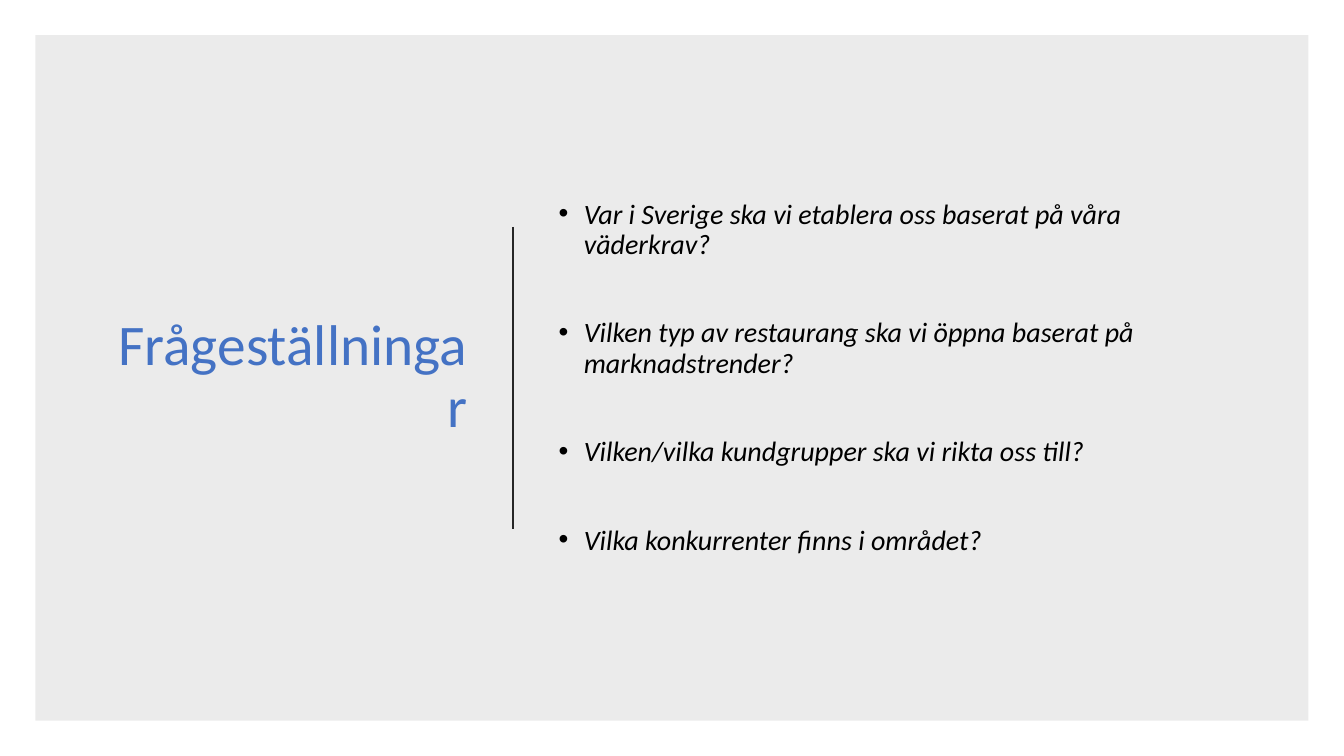
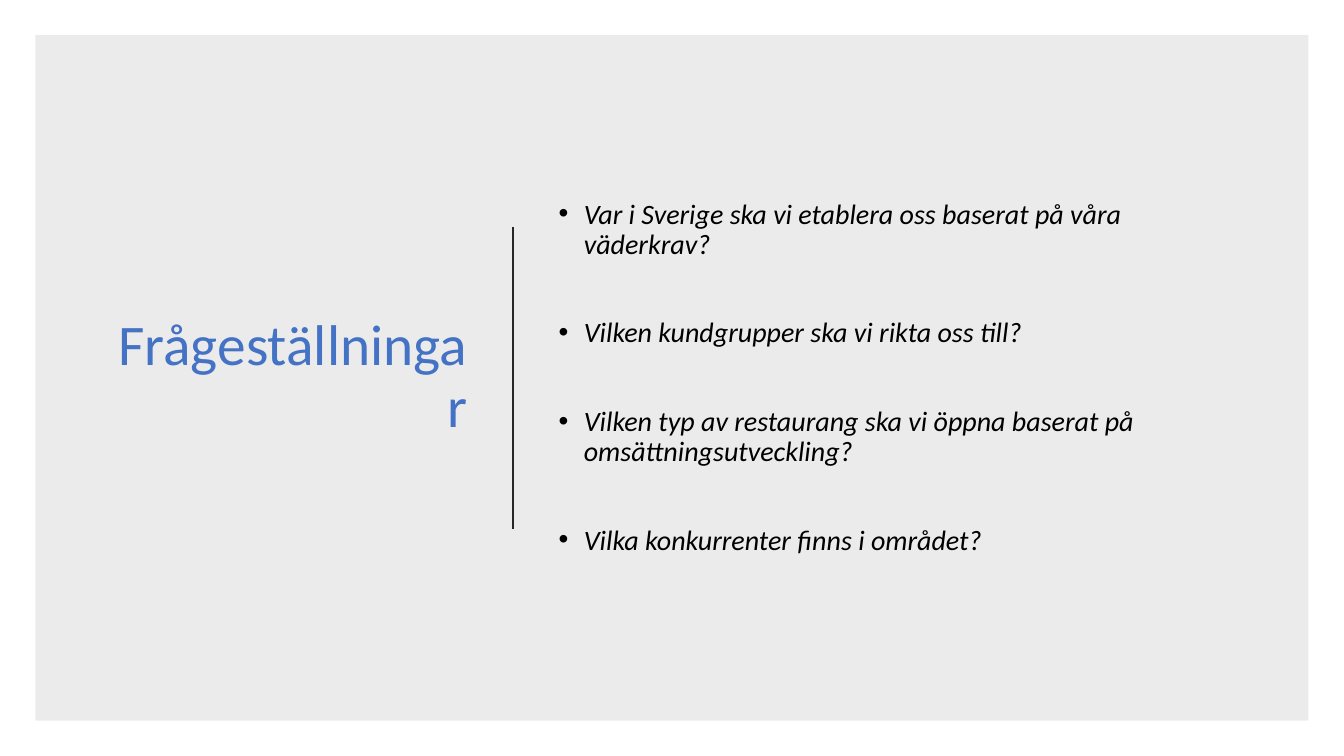
Before and after one commit to sobo1801/UnicornCo, a slide deck: slide 3 of Unicorn Co.pptx. Drawn at 1344x756 pixels with LibreOffice and Linux fonts; fonts in the diff are those of the drawing. Boxes give left, top, right and bottom in pixels: in the first picture for what was removed or moved away, otherwise in the second. Text is boxed around its words. In the diff, an @@ line names an element or a change of style, - is before the commit and + after.

```diff
--- a/Unicorn Co.pptx
+++ b/Unicorn Co.pptx
@@ text at bbox=[584, 322, 1134, 466]: text changed @@
-• Vilken typ av restaurang ska vi öppna baserat på marknadstrender?
-• Vilken/vilka kundgrupper ska vi rikta oss till?
+• Vilken kundgrupper ska vi rikta oss till?
+• Vilken typ av restaurang ska vi öppna baserat på omsättningsutveckling?
```
Also in this commit, not shown: 1 other slide changed, 1 slide added, 1 slide removed, 1 other file.
